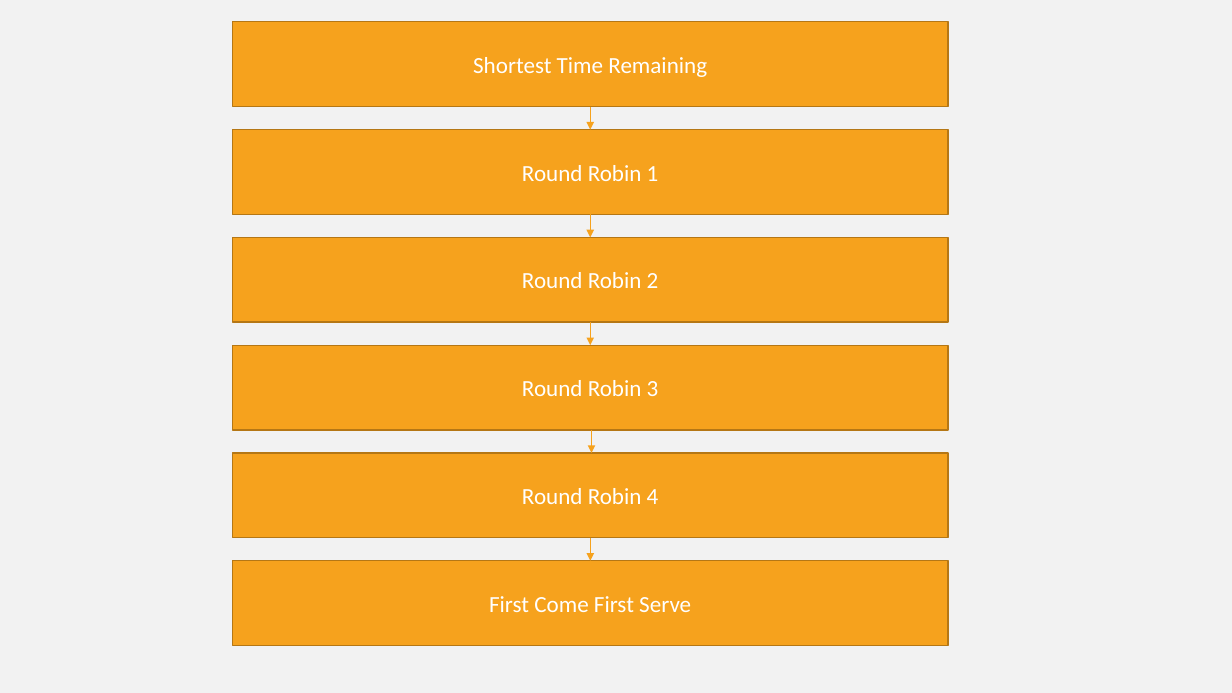
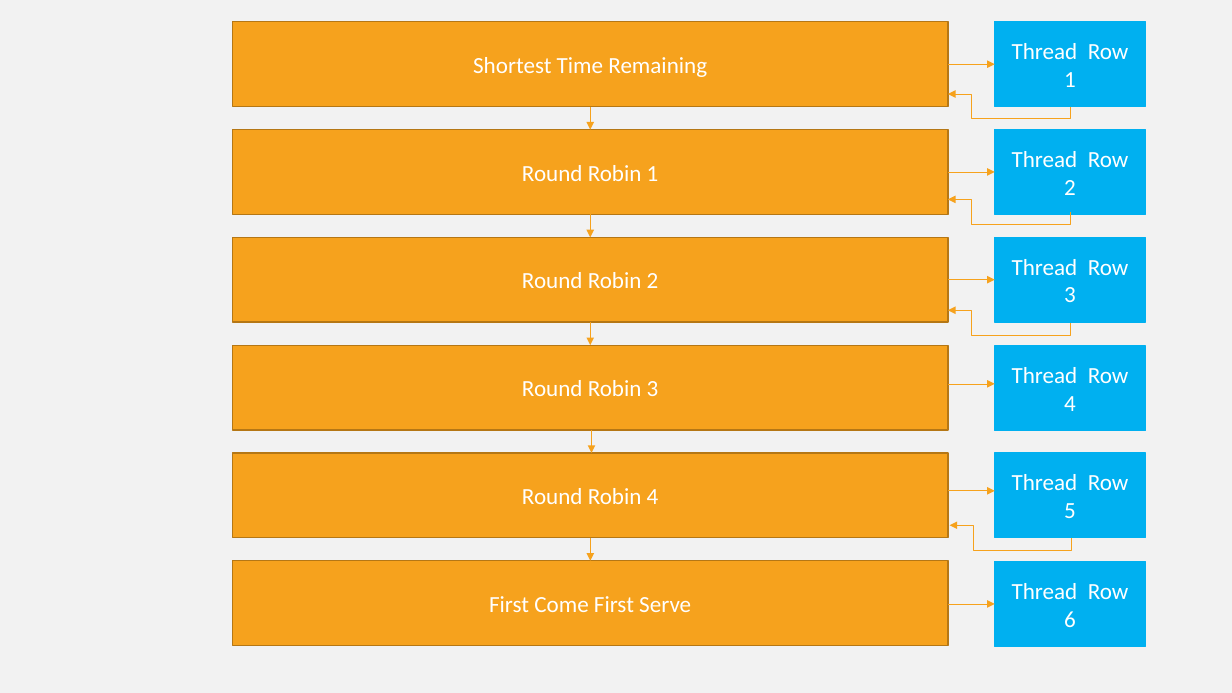
Before and after one commit to tomkdale/Processor-Simulation, a slide deck: slide 2 of Discrete Event CPU Scheduler Dispatch Simulation.pptx. Drawn at 1232x693 pixels with LibreOffice and Linux fonts; fonts in the diff are those of the drawing. Boxes give left, top, right and bottom in pixels: in the first picture for what was removed or moved away, otherwise in the second. Text is boxed around its words. In the diff, an @@ line names an element or a change of style, - is before the commit and + after.

Commit message:
Added Processing threads to powerpoint

```diff
--- a/Discrete Event CPU Scheduler Dispatch Simulation.pptx
+++ b/Discrete Event CPU Scheduler Dispatch Simulation.pptx
@@ rectangle added at [995,22,1146,107], fill #00B0F0, outline #00B0F0 1 pt, 18 pt, text #FFFFFF @@
+Thread Row 1
@@ arrow added from (948, 64) to (995, 64), #F6A21D 0.5 pt @@
@@ elbow arrow added from (1070, 106) to (948, 94), #F6A21D 0.5 pt @@
@@ rectangle added at [995,129,1146,214], fill #00B0F0, outline #00B0F0 1 pt, 18 pt, text #FFFFFF @@
+Thread Row 2
@@ arrow added from (948, 172) to (995, 172), #F6A21D 0.5 pt @@
@@ elbow arrow added from (1070, 212) to (948, 200), #F6A21D 0.5 pt @@
@@ rectangle added at [995,238,1146,323], fill #00B0F0, outline #00B0F0 1 pt, 18 pt, text #FFFFFF @@
+Thread Row 3
@@ arrow added from (948, 280) to (995, 280), #F6A21D 0.5 pt @@
@@ elbow arrow added from (1070, 323) to (948, 311), #F6A21D 0.5 pt @@
@@ rectangle added at [995,346,1146,431], fill #00B0F0, outline #00B0F0 1 pt, 18 pt, text #FFFFFF @@
+Thread Row 4
@@ arrow added from (948, 384) to (995, 384), #F6A21D 0.5 pt @@
@@ rectangle added at [995,453,1146,538], fill #00B0F0, outline #00B0F0 1 pt, 18 pt, text #FFFFFF @@
+Thread Row 5
@@ arrow added from (948, 491) to (995, 491), #F6A21D 0.5 pt @@
@@ elbow arrow added from (1072, 538) to (950, 525), #F6A21D 0.5 pt @@
@@ rectangle added at [995,562,1146,647], fill #00B0F0, outline #00B0F0 1 pt, 18 pt, text #FFFFFF @@
+Thread Row 6
@@ arrow added from (948, 604) to (995, 604), #F6A21D 0.5 pt @@
```
